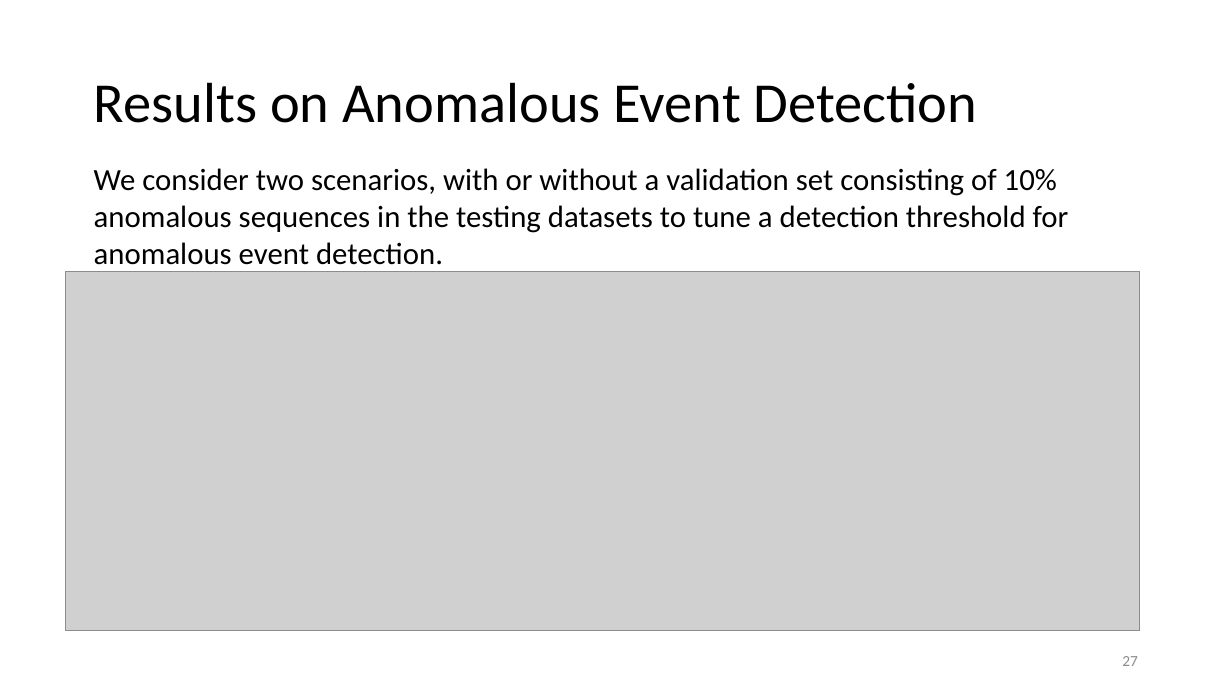
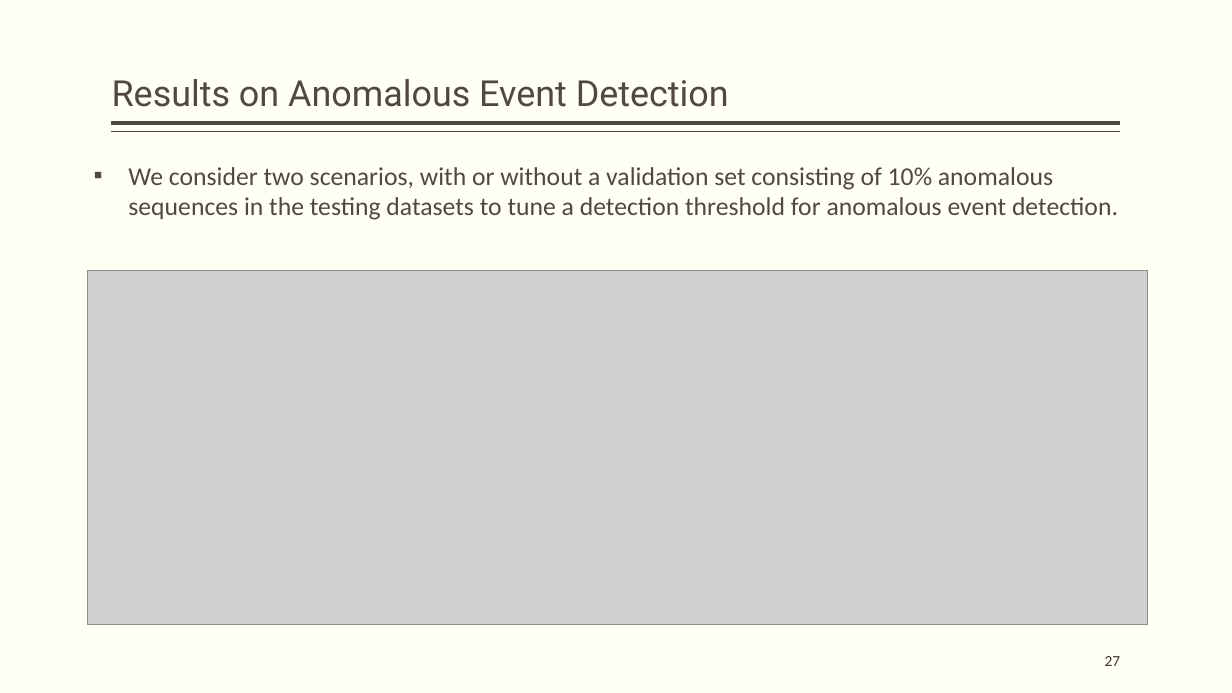
Before and after one commit to hanxiao0607/others, a slide deck: slide 27 of InterpretableSAD.pptx. Drawn at 1232x693 pixels with LibreOffice and Linux fonts; fonts in the diff are those of the drawing; grey boxes stand for pictures. Boxes give left, top, right and bottom in pixels: in the first picture for what was removed or moved away, otherwise in the second. Text is boxed around its words. In the diff, an @@ line names an element or a change of style, - is before the commit and + after.

```diff
--- a/InterpretableSAD.pptx
+++ b/InterpretableSAD.pptx
@@ background #FFFFFF to #FFFFF3 @@
@@ title "Results on Anomalous Event Detection": place and size @@
-title "Results on Anomalous Event Detection" at <box>94,82,978,123</box>
+title "Results on Anomalous Event Detection" at <box>112,79,729,107</box>
@@ title "Results on Anomalous Event Detection" at <box>112,79,729,107</box>: size 44 to 28 pt, font Calibri to Roboto, text colour #000000 to #514843; vertical alignment middle to bottom @@
@@ line added from (1121, 123) to (112, 123), #514843 3 pt @@
@@ line added from (1121, 132) to (112, 132), #514843 1 pt @@
@@ text "We consider two scenarios, with ..." at <box>128,167,1118,220</box>: size 24 to 20 pt, text colour #000000 to #514843; bullet none to ▪ @@
@@ picture: place and size @@
-picture at <box>66,272,1140,631</box>
+picture at <box>88,270,1148,624</box>
@@ page number: place and size @@
-page number at <box>1122,656,1138,666</box>
+page number at <box>1105,656,1121,666</box>
@@ page number at <box>1105,656,1121,666</box>: text colour #8C8C8C to #3D3632 @@
```
Also in this commit, not shown: 25 other slides changed, 5 slides added, 5 slides removed, 1 other file.
